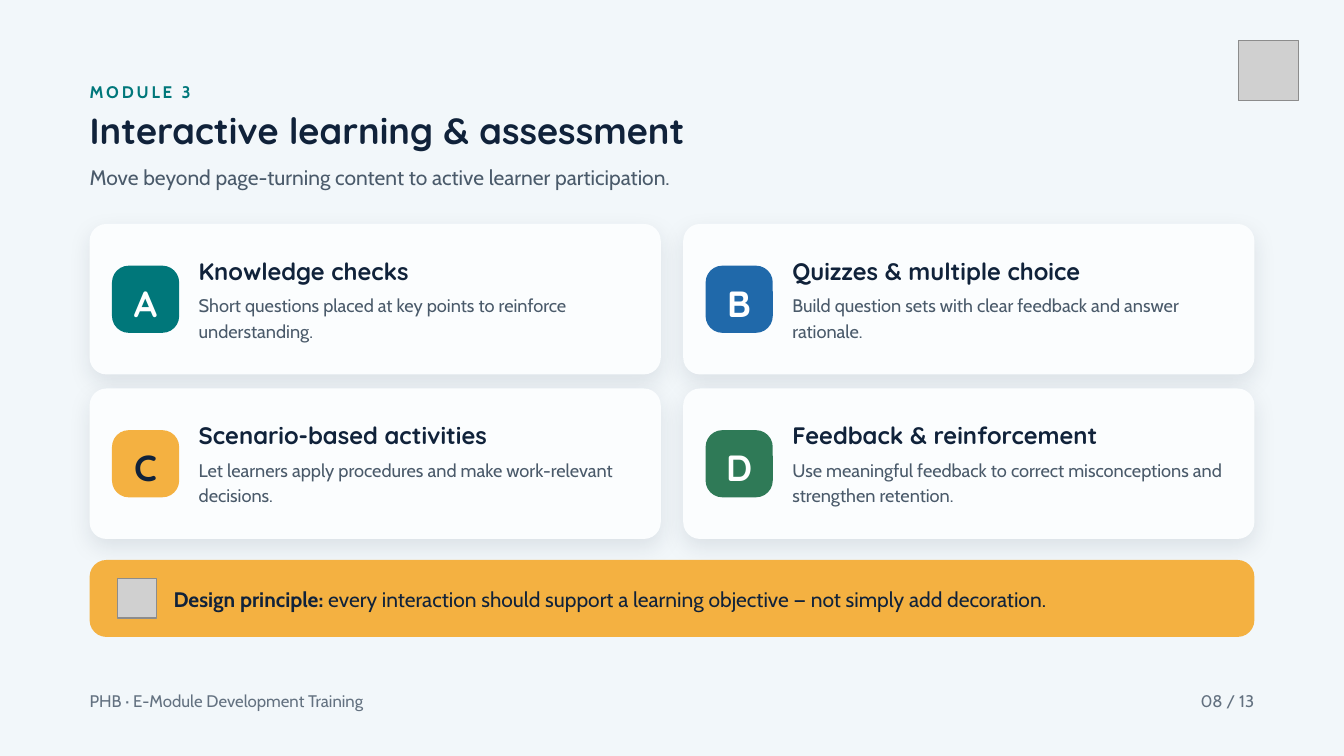
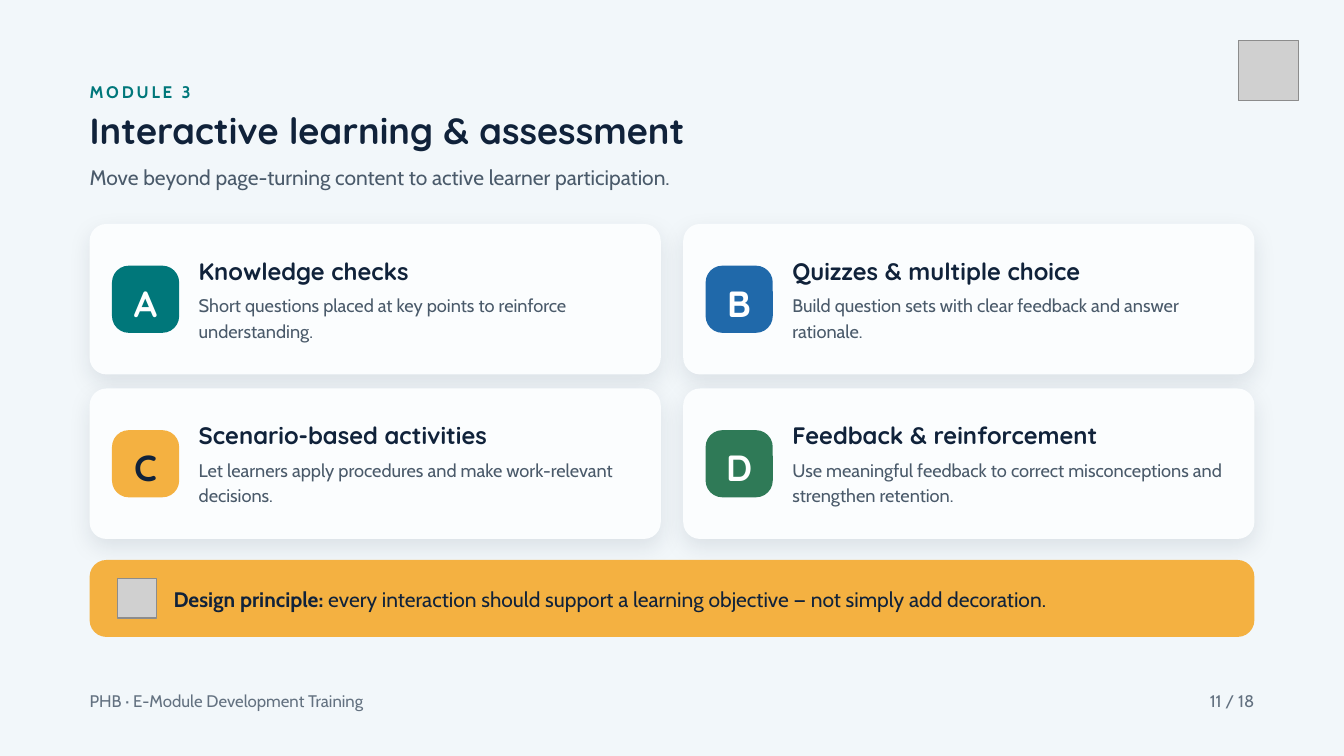
Before and after one commit to muntada8/lms-demo, a slide deck: slide 11 of PHB_E-Module_Development_Training_v2.pptx (slide 8 before the commit). Drawn at 1344x756 pixels with LibreOffice and Linux fonts; fonts in the diff are those of the drawing; grey boxes stand for pictures. Boxes give left, top, right and bottom in pixels: in the first picture for what was removed or moved away, otherwise in the second. Text is boxed around its words. In the diff, an @@ line names an element or a change of style, - is before the commit and + after.

```diff
--- a/PHB_E-Module_Development_Training_v2.pptx
+++ b/PHB_E-Module_Development_Training_v2.pptx
@@ text at box(1210, 695, 1254, 707): text changed @@
-08 / 13
+11 / 18
```
Also in this commit, not shown: 10 other slides changed, 5 slides added.
